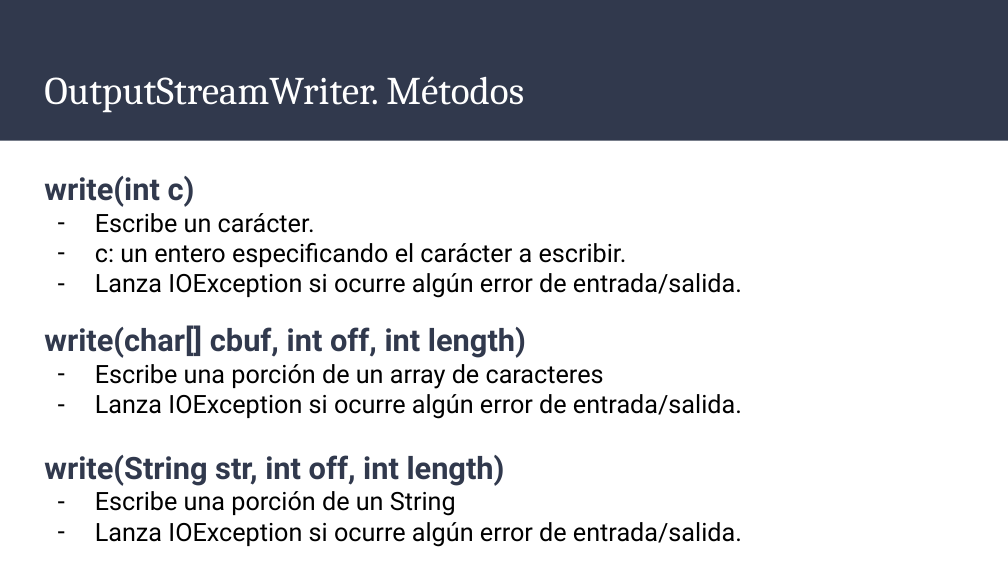
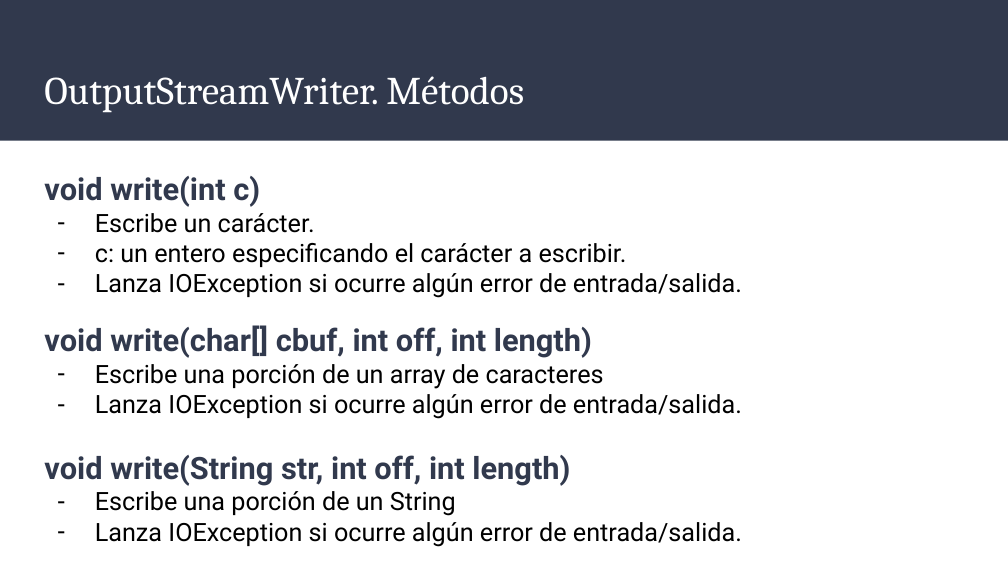
Before and after one commit to Ivanmr96/U10---Ficheros, a slide deck: slide 8 of Presentaciones/Clases InputStreamReader y OutputStreamWriter.pptx (slide 11 before the commit). Drawn at 1008x567 pixels with LibreOffice and Linux fonts; fonts in the diff are those of the drawing. Boxes give left, top, right and bottom in pixels: in the first picture for what was removed or moved away, otherwise in the second. Text is boxed around its words. In the diff, an @@ line names an element or a change of style, - is before the commit and + after.

```diff
--- a/Presentaciones/Clases InputStreamReader y OutputStreamWriter.pptx
+++ b/Presentaciones/Clases InputStreamReader y OutputStreamWriter.pptx
@@ text at box(44, 176, 260, 207): text changed @@
-write(int c)
+void write(int c)
@@ text at box(44, 325, 592, 358): text changed @@
-write(char[] cbuf, int off, int length)
+void write(char[] cbuf, int off, int length)
@@ text at box(44, 455, 570, 486): text changed @@
-write(String str, int off, int length)
+void write(String str, int off, int length)
```
Also in this commit, not shown: 6 other slides changed, 2 slides added, 4 slides removed, 18 other files.
